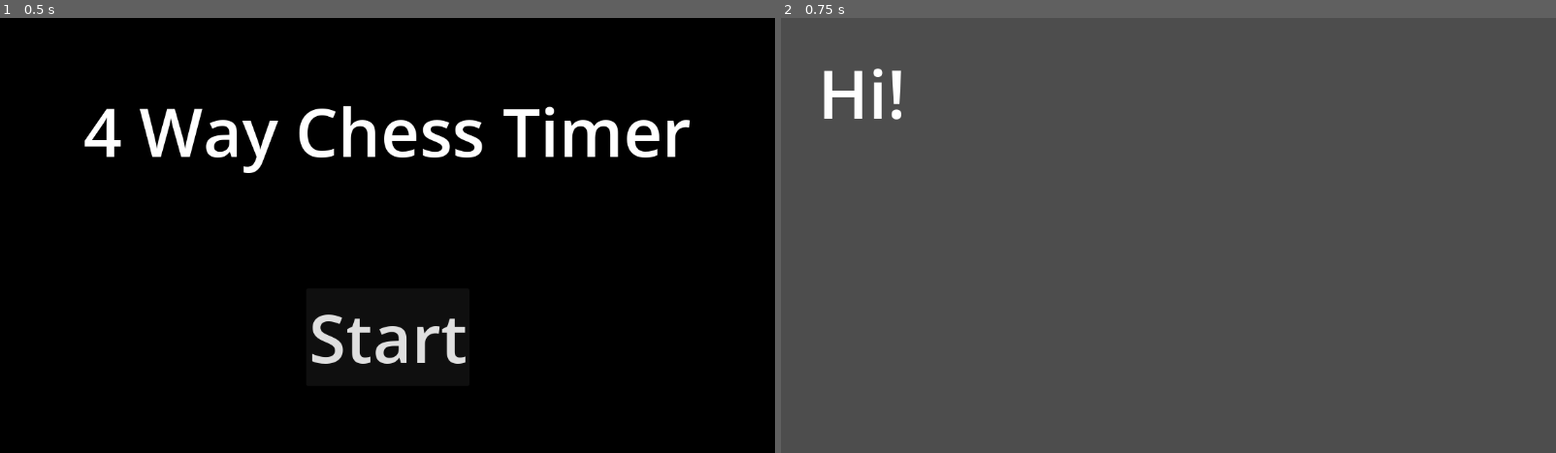
Above: before the commit, frames 1-2 (left to right).
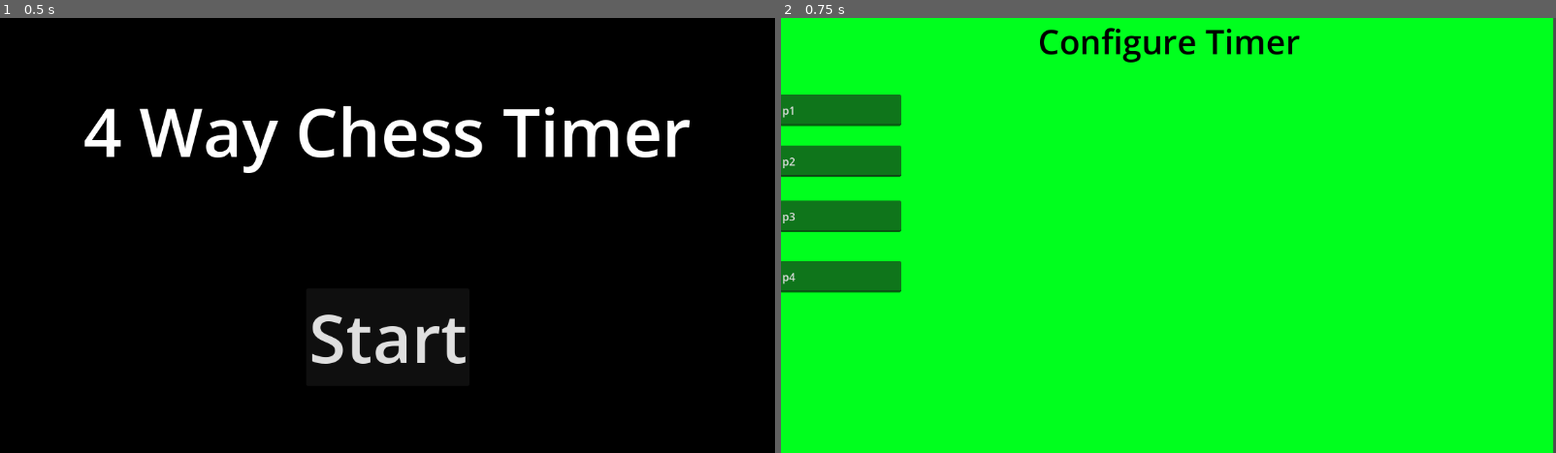
Above: after the commit, the same moments.

Repository: jeejaw-star/chess-timer
Game: Godot game, scene res://start.tscn
The game is run twice, just before and just after one commit, with the same random seed, the same clock (stepped at 60 frames per second) and the same inputs.
Inputs:
- Up to frame 1 (0.5 s): no input
- Up to frame 2 (0.75 s): click "Start" at 0.5 s

Frame 1 is identical in both runs. In frame 2, 100% of the frame differs, in the area x 0-100%, y 0-100%.

Commit message:
I added LineEdit nodes so players can input custom names, or just do Player n where n is a number.

Diff:
--- /dev/null
+++ b/color_rect_color_picker.gd
@@ -0,0 +1,11 @@
+extends ColorRect
+
+
+# Called when the node enters the scene tree for the first time.
+func _ready() -> void:
+	color=Color.from_hsv(randf(), 1.0, 1.0)
+
+
+# Called every frame. 'delta' is the elapsed time since the previous frame.
+func _process(delta: float) -> void:
+	pass
--- /dev/null
+++ b/config.gd
@@ -0,0 +1,19 @@
+extends Control
+@onready var color = %ColorRect
+@onready var p1 = %p1_name
+@onready var p2 = %p2_name
+@onready var p3 = %p3_name
+@onready var p4 = %p4_name
+
+
+# Called when the node enters the scene tree for the first time.
+func _ready() -> void:
+	p1.text = "p1"
+	p2.text = "p2"
+	p3.text = "p3"
+	p4.text = "p4"
+	color.color = Color.from_hsv(randf(), 1.0, 1.0)
+
+# Called every frame. 'delta' is the elapsed time since the previous frame.
+func _process(delta: float) -> void:
+	pass
--- a/config.tscn
+++ b/config.tscn
@@ -1,18 +1,63 @@
 [gd_scene format=3 uid="uid://da4n75t6ujgpu"]
 
-[node name="Node2D" type="Node2D" unique_id=413016698]
+[ext_resource type="Script" uid="uid://cvhda5i8o8sar" path="res://config.gd" id="1_w2241"]
 
-[node name="Label" type="Label" parent="." unique_id=425337496]
-anchors_preset = 8
-anchor_left = 0.5
-anchor_top = 0.5
-anchor_right = 0.5
-anchor_bottom = 0.5
-offset_left = 100.0
-offset_top = 100.0
-offset_right = 140.0
-offset_bottom = 123.0
+[node name="Control" type="Control" unique_id=719525631]
+layout_mode = 3
+anchors_preset = 15
+anchor_right = 1.0
+anchor_bottom = 1.0
 grow_horizontal = 2
 grow_vertical = 2
-theme_override_font_sizes/font_size = 100
-text = "Hi!"
+script = ExtResource("1_w2241")
+
+[node name="ColorRect" type="ColorRect" parent="." unique_id=1969276440]
+unique_name_in_owner = true
+layout_mode = 0
+offset_right = 1148.0
+offset_bottom = 648.0
+
+[node name="Label" type="Label" parent="." unique_id=340830251]
+layout_mode = 1
+anchors_preset = 5
+anchor_left = 0.5
+anchor_right = 0.5
+offset_left = -20.0
+offset_right = 20.0
+offset_bottom = 23.0
+grow_horizontal = 2
+theme_override_colors/font_color = Color(0, 0, 0, 1)
+theme_override_font_sizes/font_size = 50
+text = "Configure Timer"
+
+[node name="p1_name" type="LineEdit" parent="." unique_id=880185856]
+unique_name_in_owner = true
+layout_mode = 0
+offset_left = -2.0
+offset_top = 114.0
+offset_right = 179.0
+offset_bottom = 161.0
+
+[node name="p2_name" type="LineEdit" parent="." unique_id=1508724405]
+unique_name_in_owner = true
+layout_mode = 0
+offset_left = -2.0
+offset_top = 190.0
+offset_right = 179.0
+offset_bottom = 237.0
+
+[node name="p3_name" type="LineEdit" parent="." unique_id=726203642]
+unique_name_in_owner = true
+layout_mode = 0
+offset_left = -2.0
+offset_top = 272.0
+offset_right = 179.0
+offset_bottom = 319.0
+
+[node name="p4_name" type="LineEdit" parent="." unique_id=1508786412]
+unique_name_in_owner = true
+layout_mode = 0
+offset_left = -2.0
+offset_top = 362.0
+offset_right = 179.0
+offset_bottom = 409.0
Not shown, added: color_rect_color_picker.gd.uid
Not shown, added: config.gd.uid
